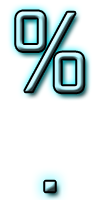
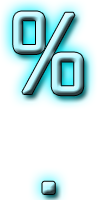
Layer changes from the first 100px x 200px image to the second:
painted on "." over <box>42,181,55,194</box>
painted on "%" over <box>13,11,84,96</box>
